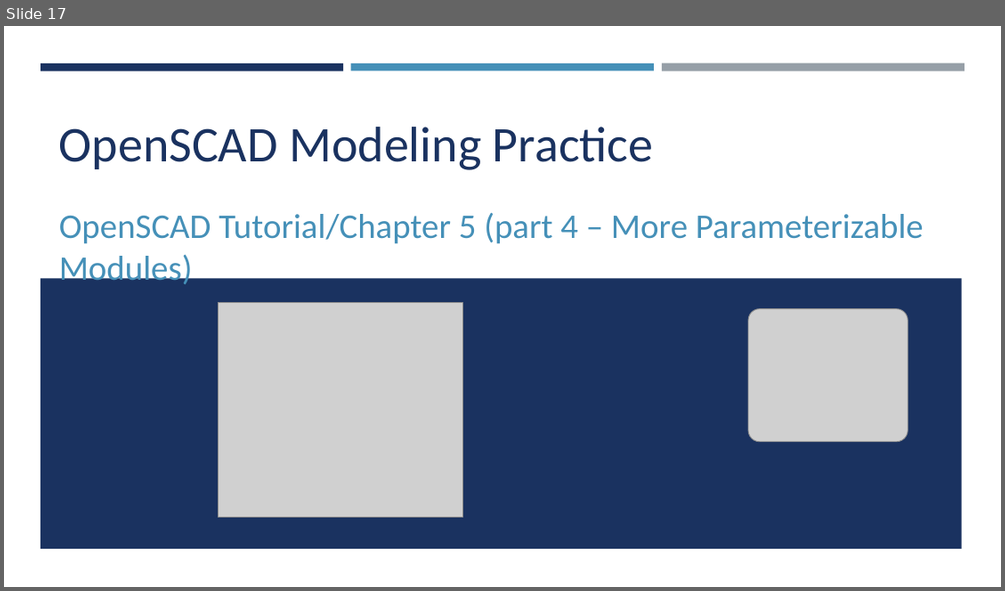
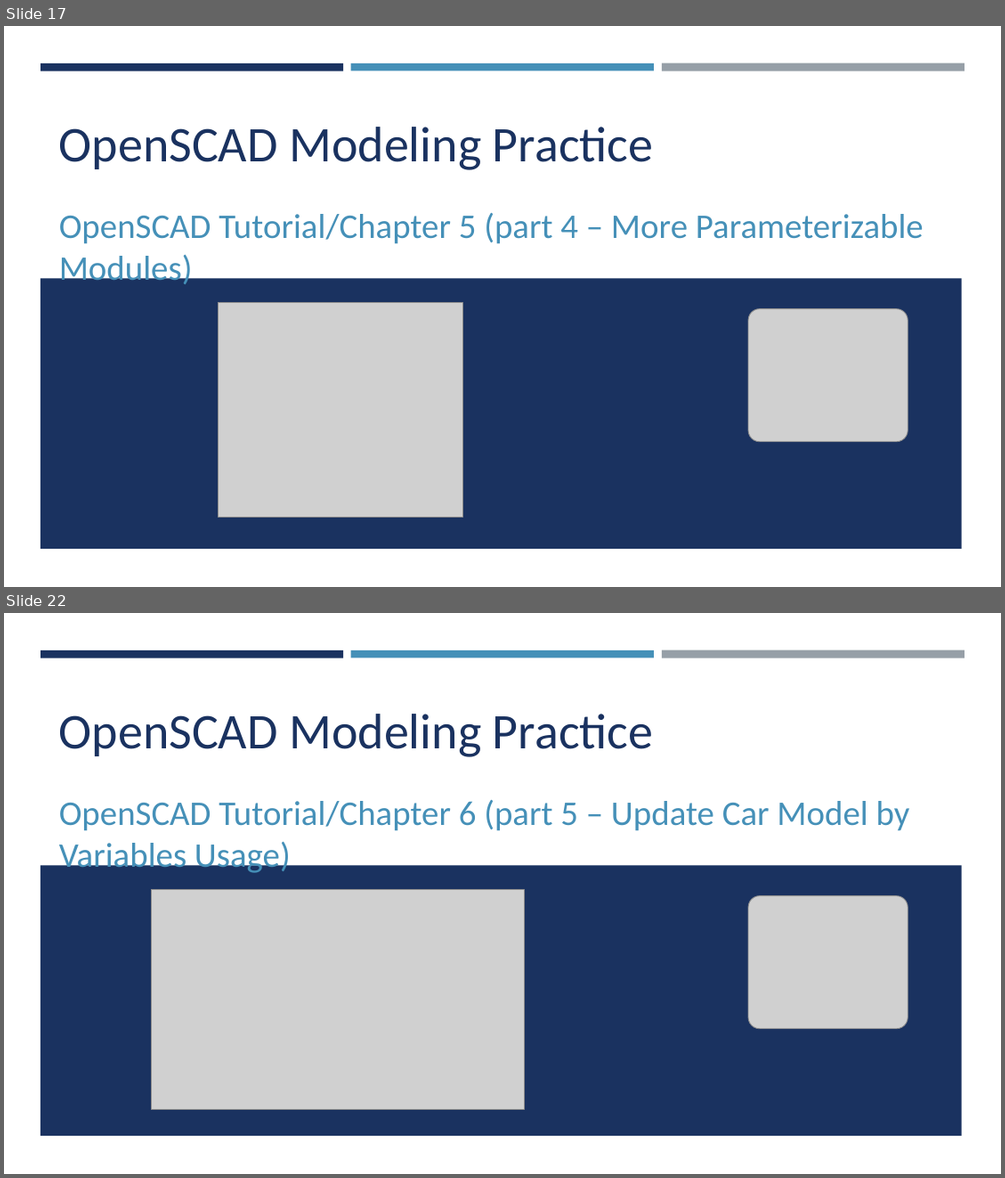
Before and after one commit to yasenstar/openscad, a slide deck: OpenSCAD.pptx. Shown one above the other, each under a label of ours: slide 17 before the commit, slides 17 and 22 after it; the slides between them are not shown. The pictures are 1005x591 and 1005x1178 pixels, drawn with LibreOffice and Linux fonts; fonts in the diff are those of the drawing; grey boxes stand for pictures. Boxes give left, top, right and bottom in pixels: in the first picture for what was removed or moved away, otherwise in the second. Text is boxed around its words. In the diff, an @@ line names an element or a change of style, - is before the commit and + after.

Commit message:
add chapter 6

```diff
--- a/OpenSCAD.pptx
+++ b/OpenSCAD.pptx
@@ slide 22 added at [4,613,1001,1174], background #FFFFFF; not listed: 4 template elements that a slide beside it also shows @@
@@ title added at [59,714,653,757], 48 pt, text #1A3260 @@
+OpenSCAD Modeling Practice
@@ subtitle added at [59,800,910,875], 33.3 pt, text #4590B8 @@
+OpenSCAD Tutorial/Chapter 6 (part 5 – Update Car Model by Variables Usage)
@@ picture added at [152,890,525,1109] @@
@@ picture added at [748,896,907,1029] @@
```
Also in this commit, not shown: 4 other slides added, 12 other files.
